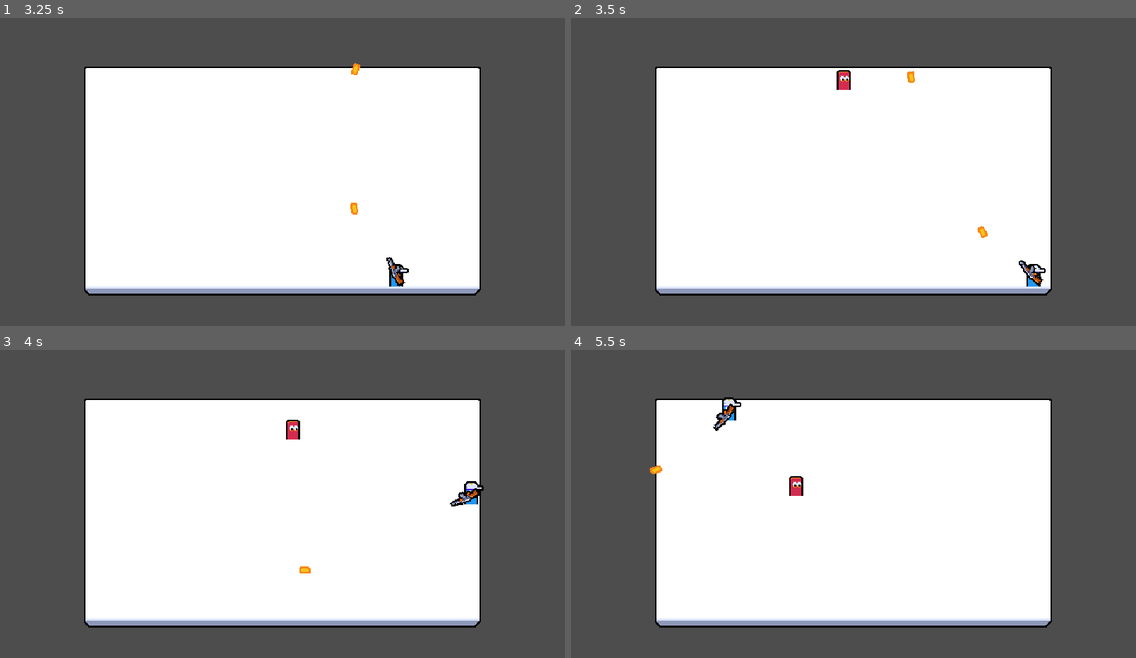
Above: before the commit, frames 1-4 (two rows, left to right).
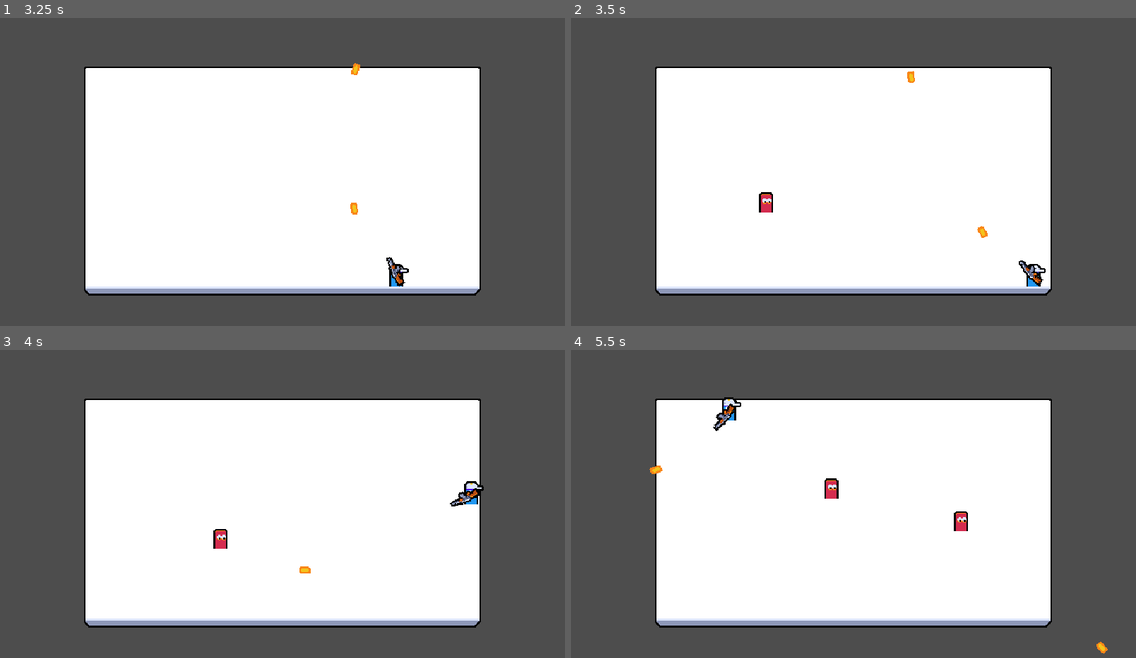
Above: after the commit, the same moments.

Repository: usergaia/top-down-shooter
Game: Godot game, scene res://UI/MainMenu/main_menu.tscn
Same seed, same stepped clock (60 frames per second), same inputs: the game is played once before the commit and once after it.
Inputs (mouse positions are in pixels of both pictures, inside the frame that each line leads up to):
- Up to frame 1 (3.25 s): tap Enter at 0.5, 2.75 s; move the mouse to (406, 159) at 0.52 s; press the mouse at (406, 159) at 0.53 s; hold D (move_right) 0.53-1.25 s; release the mouse at (406, 159) at 1.25 s; click "Host" at 1.25 s; tap Space at 2 s; move the mouse to (169, 193) at 2.02 s; hold S (move_down) 2.03-2.78 s; click (169, 193) at 2.1 s; move the mouse to (339, 107) at 2.77 s; press the mouse at (339, 107) at 2.78 s; hold D (move_right) from 2.78 s (still down)
- Up to frame 2 (3.5 s): keep holding D (move_right)
- Up to frame 3 (4 s): move the mouse to (254, 571) at 3.52 s; release D (move_right) at 3.53 s; release the mouse at (254, 571) at 3.53 s; hold W (move_up) from 3.53 s (still down); click (254, 571) at 3.6 s
- Up to frame 4 (5.5 s): move the mouse to (1023, 556) at 4.27 s; release W (move_up) at 4.28 s; press the mouse at (1023, 556) at 4.28 s; hold A (move_left) from 4.28 s (still down); move the mouse to (684, 460) at 5.02 s; release the mouse at (684, 460) at 5.03 s; click (684, 460) at 5.1 s

Frame 1 is identical in both runs. In frame 2, 0.3% of the frame differs, in the area x 33-50%, y 16-64%; in frame 3, 0.3%; in frame 4, 0.5%, in the area x 38-95%, y 40-99%.

Commit message:
fix: Resolve lint warnings

Diff:
--- a/Entities/Enemy/enemy.gd
+++ b/Entities/Enemy/enemy.gd
@@ -14,14 +14,14 @@
 		health_component.died.connect(_on_died)
 		acquire_target()
 
-func _process(delta: float) -> void:
+func _process(_delta: float) -> void:
 	if is_multiplayer_authority():
 		velocity = global_position.direction_to(target_position) * SPEED
 		move_and_slide()
 
 func acquire_target():
 	var players = get_tree().get_nodes_in_group("player")
-	var nearest_player: Player
+	var nearest_player: Player = null
 	var nearest_squared_distance: float
 
 	for player in players:
--- a/GameObjects/Bullets/bullet.gd
+++ b/GameObjects/Bullets/bullet.gd
@@ -14,8 +14,8 @@
 func _process(delta: float):
 	global_position += direction * SPEED * delta
 
-func start(direction: Vector2):
-	self.direction = direction
+func start(dir: Vector2):
+	direction = dir
 	rotation = direction.angle()
 
 func _on_life_timer_timeout():
--- a/Manager/enemy_manager.gd
+++ b/Manager/enemy_manager.gd
@@ -50,8 +50,8 @@
 	enemy_count += 1
 
 func get_random_spawn_position() -> Vector2:
-	var x = randi_range(0, spawn_rect.size.x)
-	var y = randi_range(0, spawn_rect.size.y)
+	var x = randf_range(0, spawn_rect.size.x)
+	var y = randf_range(0, spawn_rect.size.y)
 	return spawn_rect.global_position + Vector2(x,y)
 
 func _on_round_timer_timeout():
